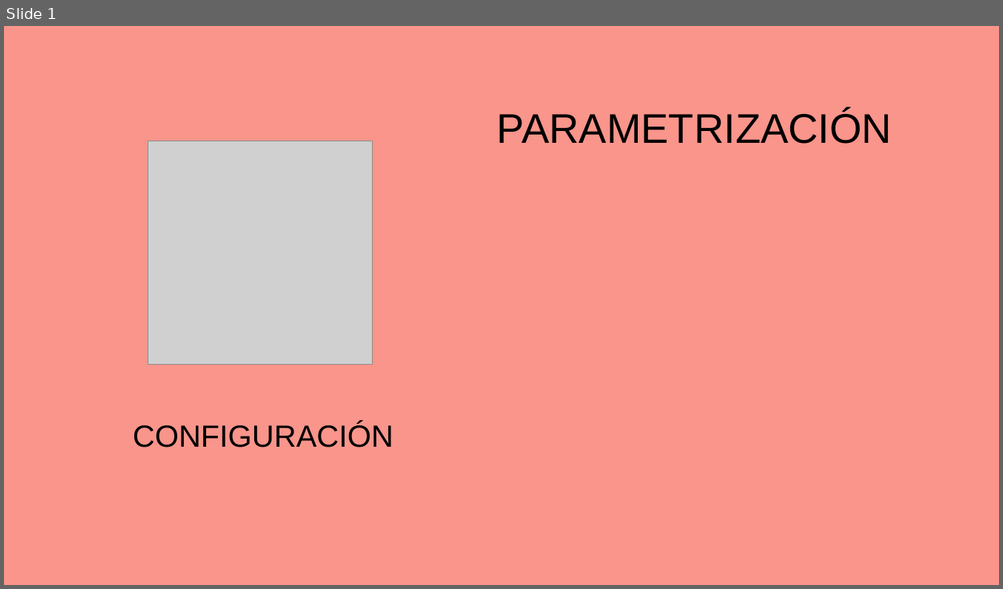
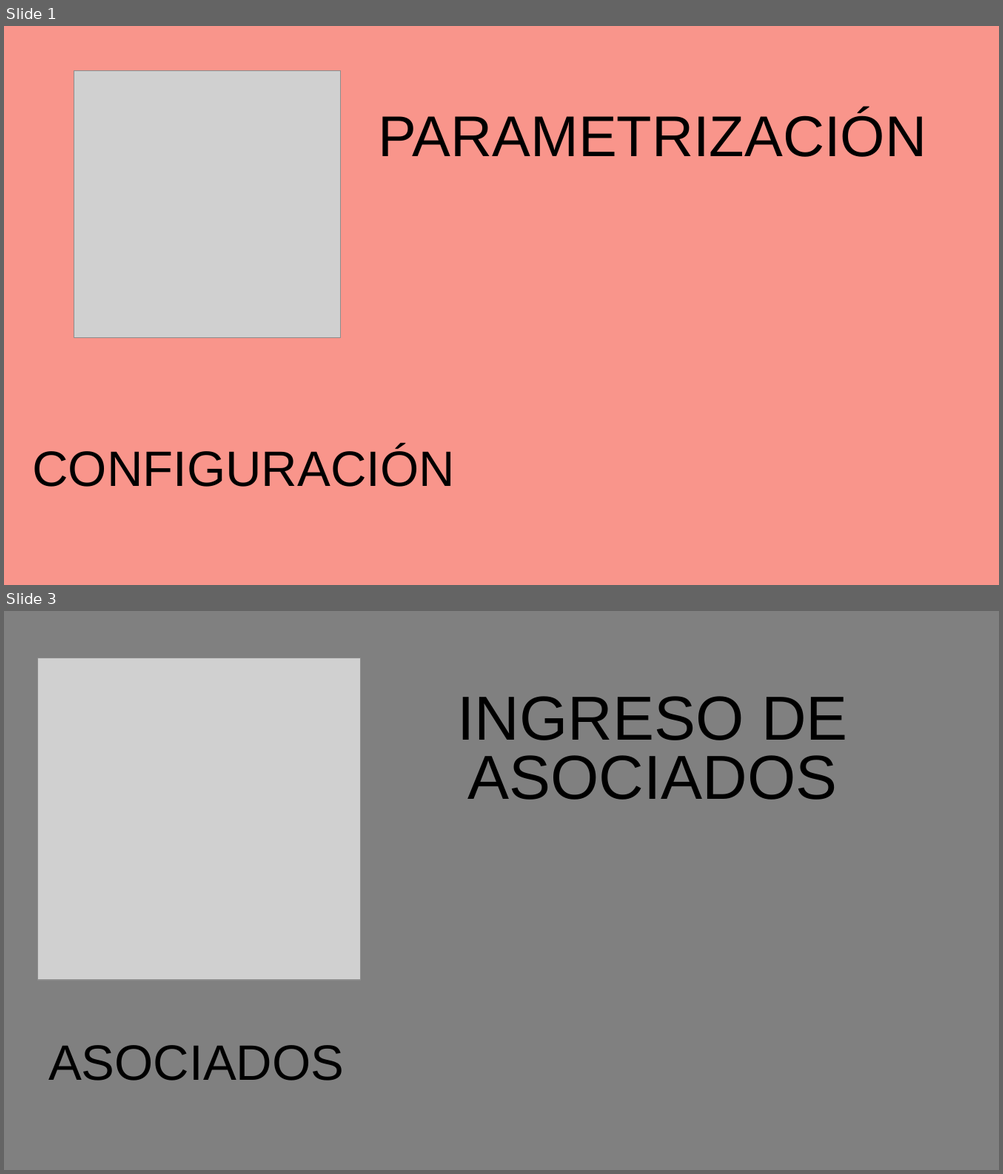
Before and after one commit to anderlike2/ManejoFondo, a slide deck: Documentacion/GeneradorOpciones.pptx. Shown one above the other, each under a label of ours: slide 1 before the commit, slides 1 and 3 after it; the slides between them are not shown. The pictures are 1003x589 and 1003x1174 pixels, drawn with LibreOffice and Linux fonts; fonts in the diff are those of the drawing; grey boxes stand for pictures. Boxes give left, top, right and bottom in pixels: in the first picture for what was removed or moved away, otherwise in the second. Text is boxed around its words. In the diff, an @@ line names an element or a change of style, - is before the commit and + after.

```diff
--- a/Documentacion/GeneradorOpciones.pptx
+++ b/Documentacion/GeneradorOpciones.pptx
@@ slide 3 added at bbox=[4, 611, 999, 1170], background #808080 @@
@@ picture added at bbox=[37, 658, 360, 980] @@
@@ text added at bbox=[458, 696, 848, 800], 60 pt, text #000000 @@
+INGRESO DE ASOCIADOS
@@ text added at bbox=[48, 1045, 344, 1081], 48 pt, text #000000 @@
+ASOCIADOS
@@ slide 1 changed as well @@
@@ picture: place and size @@
-picture at bbox=[148, 141, 372, 365]
+picture at bbox=[74, 70, 341, 338]
@@ text "PARAMETRIZACIÓN": place and size @@
-text "PARAMETRIZACIÓN" at bbox=[497, 110, 891, 144]
+text "PARAMETRIZACIÓN" at bbox=[378, 111, 926, 157]
@@ text "PARAMETRIZACIÓN" at bbox=[378, 111, 926, 157]: size 40 to 55.5 pt @@
@@ text "CONFIGURACIÓN": place and size @@
-text "CONFIGURACIÓN" at bbox=[133, 423, 393, 448]
+text "CONFIGURACIÓN" at bbox=[32, 447, 455, 487]
@@ text "CONFIGURACIÓN" at bbox=[32, 447, 455, 487]: size 29.6 to 48 pt @@
```
Also in this commit, not shown: 6 other slides added, 11 other files.
